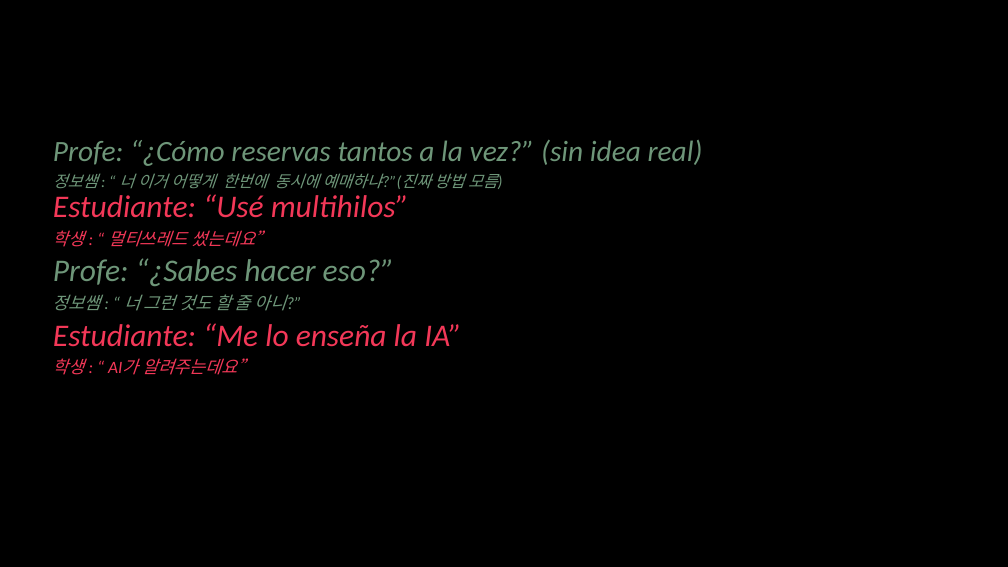
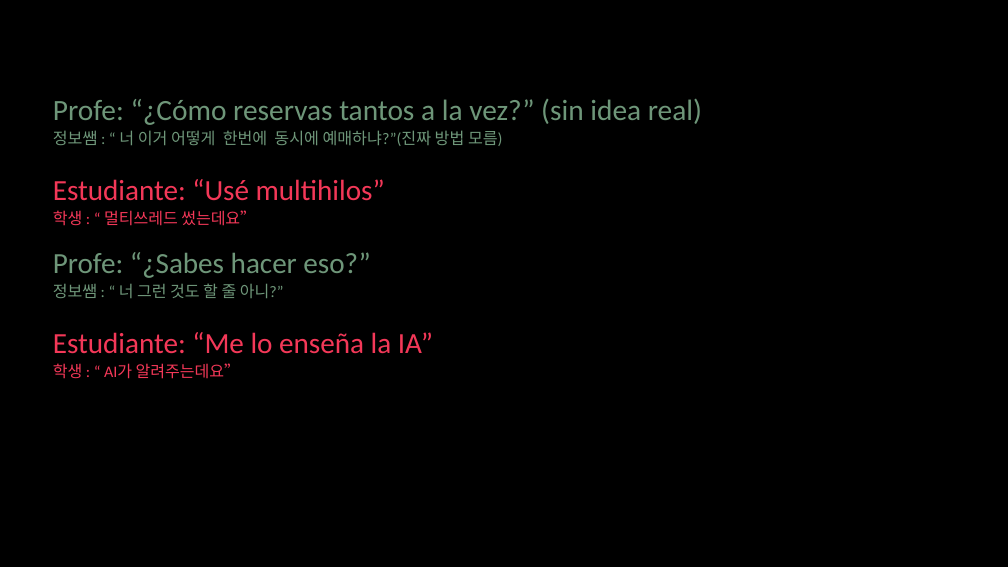
Before and after one commit to shk-cell/Macro_Classroom, a slide deck: slide 16 of AI기반 바이브코딩 시대의 교사역할과 교수학습설계 (ES-KO).pptx. Drawn at 1008x567 pixels with LibreOffice and Linux fonts; fonts in the diff are those of the drawing. Boxes give left, top, right and bottom in pixels: in the first picture for what was removed or moved away, otherwise in the second. Text is boxed around its words. In the diff, an @@ line names an element or a change of style, - is before the commit and + after.

```diff
--- a/AI기반 바이브코딩 시대의 교사역할과 교수학습설계 (ES-KO).pptx
+++ b/AI기반 바이브코딩 시대의 교사역할과 교수학습설계 (ES-KO).pptx
@@ text "Profe: “¿Cómo reservas tantos a ...": place and size @@
-text "Profe: “¿Cómo reservas tantos a ..." at (53, 140, 703, 189)
+text "Profe: “¿Cómo reservas tantos a ..." at (53, 99, 702, 146)
@@ text "Profe: “¿Cómo reservas tantos a ..." at (53, 99, 702, 146): italic off; line spacing 1.2 to 1.1 @@
@@ text "Estudiante: “Usé multihilos”": place and size @@
-text "Estudiante: “Usé multihilos”" at (53, 194, 409, 247)
+text "Estudiante: “Usé multihilos”" at (53, 179, 385, 226)
@@ text "Estudiante: “Usé multihilos”" at (53, 179, 385, 226): size 30 to 27.8 pt in "Estudiante: “Usé multihilos”"; italic off; size 16.5 to 15.3 pt in "학생 : “ 멀티쓰레드 썼는데요”"; line spacing 1.2 to 1.1 @@
@@ text "Profe: “¿Sabes hacer eso?”" at (53, 252, 370, 298): size 30 to 27.8 pt in "Profe: “¿Sabes hacer eso?”"; italic off; size 16.5 to 15.3 pt in "정보쌤 : “ 너 그런 것도 할 ..."; line spacing 1.2 to 1.1 @@
@@ text "Estudiante: “Me lo enseña la ...": place and size @@
-text "Estudiante: “Me lo enseña la ..." at (53, 323, 462, 375)
+text "Estudiante: “Me lo enseña la ..." at (53, 332, 433, 379)
@@ text "Estudiante: “Me lo enseña la ..." at (53, 332, 433, 379): size 30 to 27.8 pt in "Estudiante: “Me lo enseña la IA”"; italic off; size 16.5 to 15.3 pt in "학생 : “ AI가 알려주는데요”"; line spacing 1.2 to 1.1 @@
```
Also in this commit, not shown: 29 other slides changed.
